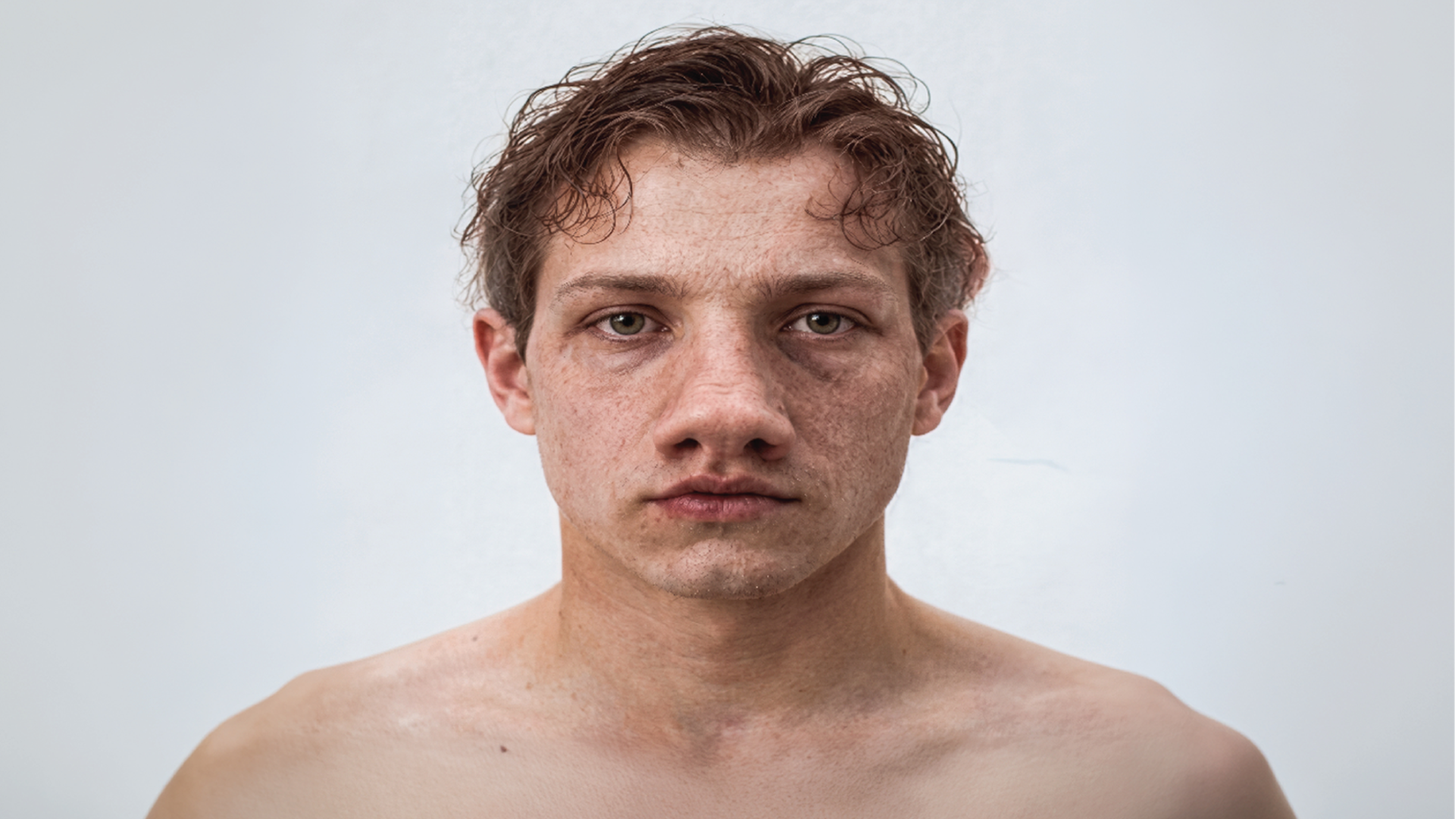
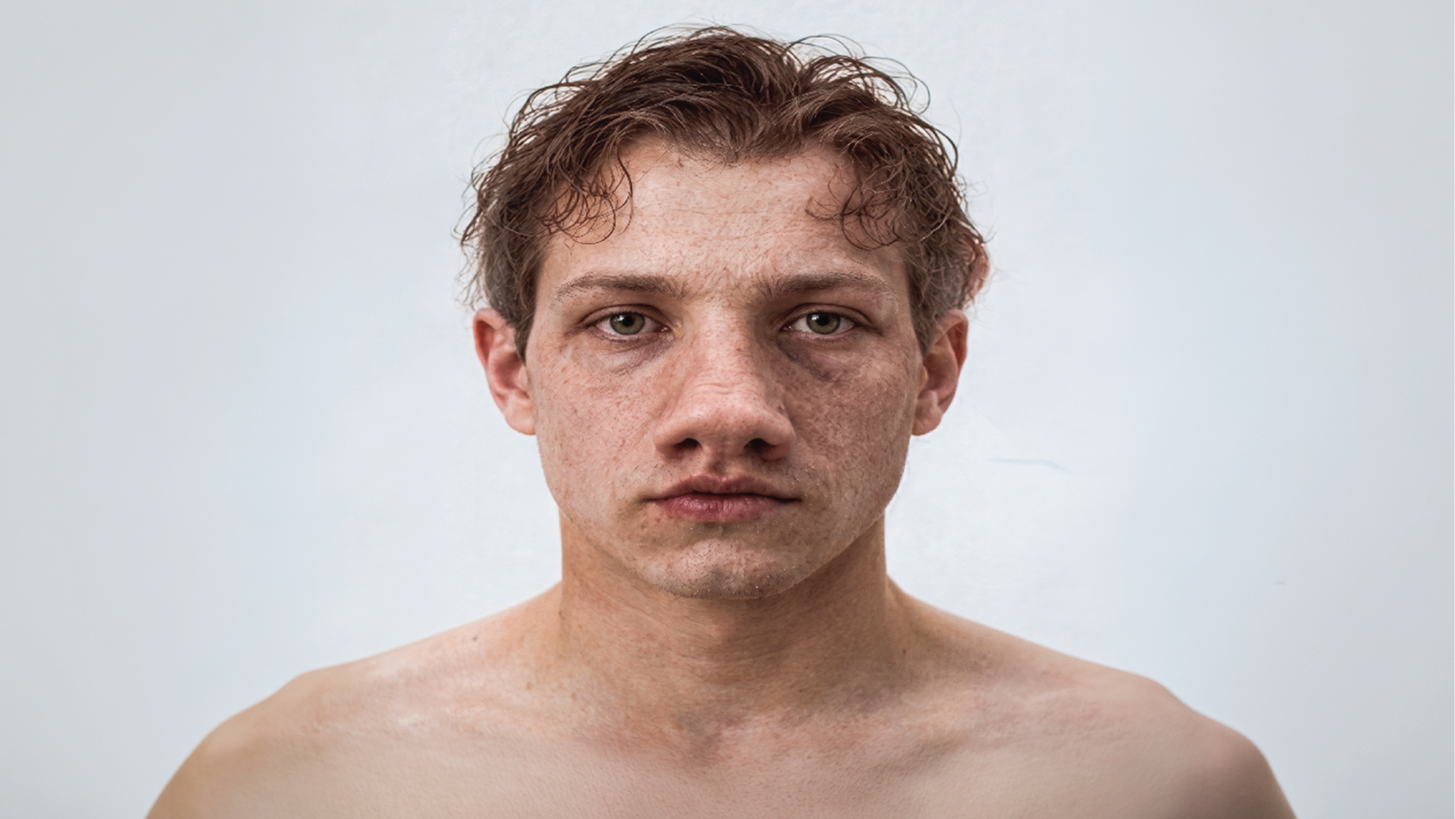
Revision of a layered (1455, 819) image; what changed, layer by layer:
painted on "Livello 0" over [489,739,514,765]
